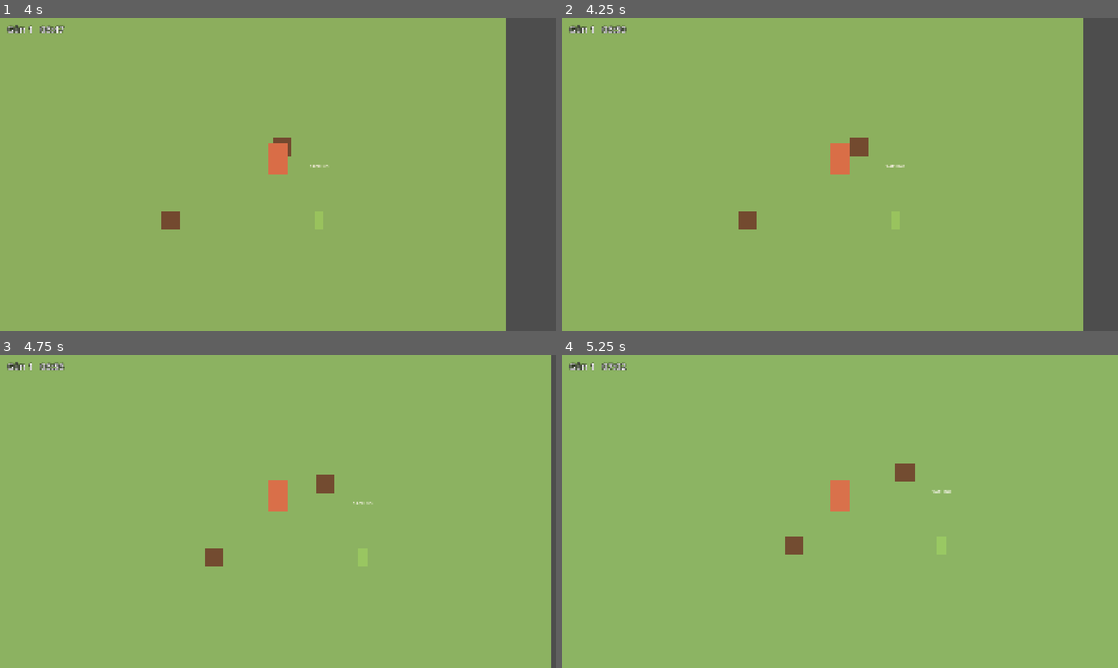
Above: before the commit, frames 1-4 (two rows, left to right).
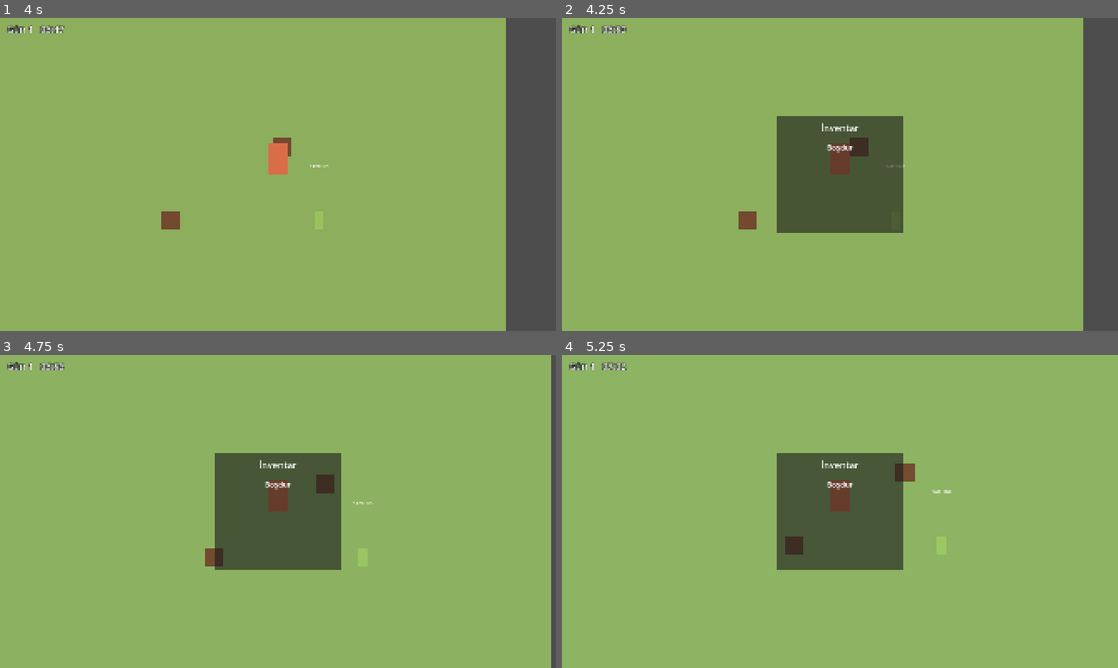
Above: after the commit, the same moments.

Repository: elxanbabayev0/The_Orchard
Game: Godot game, scene res://scenes/world/main.tscn
Same seed, same stepped clock (60 frames per second), same inputs: the game is played once before the commit and once after it.
Inputs:
- Up to frame 1 (4 s): tap Enter at 0.5 s; hold D (move_right) 0.53-1.28 s; hold E (interact) 0.53-1.28 s; hold S (move_down) 1.28-2.03 s; tap E (interact) at 1.35, 2.85 s; hold D (move_right) 2.03-2.78 s; hold E (interact) 2.03-2.78 s; hold W (move_up) 2.78-3.53 s; hold A (move_left) from 3.53 s (still down); hold E (interact) from 3.53 s (still down)
- Up to frame 2 (4.25 s): keep holding A (move_left); keep holding E (interact); tap I (toggle_inventory, bound only after the commit) at 4.15 s
- Up to frame 3 (4.75 s): keep holding A (move_left); release E (interact) at 4.28 s; tap E (interact) at 4.35 s
- Up to frame 4 (5.25 s): release A (move_left) at 5.03 s; hold S (move_down) from 5.03 s (still down); hold E (interact) from 5.03 s (still down)

Frame 1 is identical in both runs. In frame 2, 8.5% of the frame differs, in the area x 38-62%, y 31-69%; in frame 3, 8.5%; in frame 4, 8.5%.

Commit message:
Add inventory panel toggled with I
- New toggle_inventory action (physical I)
- scenes/ui/inventory_panel.tscn: lists items with icon, name and amount,
  shows "Boşdur" when empty, refreshes on Inventory.inventory_changed
- Panel instanced under UI in main.tscn

Co-Authored-By: Claude Opus 5.5 <noreply@anthropic.com>

Diff:
--- a/project.godot
+++ b/project.godot
@@ -63,6 +63,11 @@
 "events": [Object(InputEventKey,"resource_local_to_scene":false,"resource_name":"","device":-1,"window_id":0,"alt_press …(192 unchanged characters)…
 ]
 }
+toggle_inventory={
+"deadzone": 0.2,
+"events": [Object(InputEventKey,"resource_local_to_scene":false,"resource_name":"","device":-1,"window_id":0,"alt_pressed":false,"shift_pressed":false,"ctrl_pressed":false,"meta_pressed":false,"pressed":false,"keycode":0,"physical_keycode":73,"key_label":0,"unicode":105,"location":0,"echo":false,"script":null)
+]
+}
 
 [physics]
 
--- /dev/null
+++ b/scenes/ui/inventory_panel.gd
@@ -0,0 +1,66 @@
+extends PanelContainer
+## Inventory panel. Opens / closes with the "toggle_inventory" action.
+## Lists every item in the Inventory with its icon, name and amount.
+## Texts and look are placeholders: UI language and style are not decided.
+
+const ICON_SIZE := Vector2(48, 48)
+const FONT_SIZE := 26
+
+@onready var rows: VBoxContainer = $Margin/VBox/Rows
+@onready var empty_label: Label = $Margin/VBox/EmptyLabel
+
+
+func _ready() -> void:
+	hide()
+	Inventory.inventory_changed.connect(_on_inventory_changed)
+
+
+func _unhandled_input(event: InputEvent) -> void:
+	if event.is_action_pressed("toggle_inventory"):
+		visible = not visible
+		if visible:
+			_refresh()
+		# Stop other nodes from also reacting to this key press.
+		get_viewport().set_input_as_handled()
+
+
+func _on_inventory_changed(_item: ItemData, _new_amount: int) -> void:
+	# No need to rebuild the list while nobody can see it.
+	if visible:
+		_refresh()
+
+
+## Rebuilds the whole list. Simple and fast enough for a small inventory.
+func _refresh() -> void:
+	for child in rows.get_children():
+		child.queue_free()
+	var items := Inventory.get_items()
+	empty_label.visible = items.is_empty()
+	for item in items:
+		rows.add_child(_make_row(item))
+
+
+## One row: [icon]  Name ............ × amount
+func _make_row(item: ItemData) -> HBoxContainer:
+	var row := HBoxContainer.new()
+	row.add_theme_constant_override("separation", 16)
+
+	var icon := TextureRect.new()
+	icon.texture = item.icon
+	icon.custom_minimum_size = ICON_SIZE
+	icon.expand_mode = TextureRect.EXPAND_IGNORE_SIZE
+	icon.stretch_mode = TextureRect.STRETCH_KEEP_ASPECT_CENTERED
+	row.add_child(icon)
+
+	var name_label := Label.new()
+	name_label.text = item.display_name
+	name_label.size_flags_horizontal = Control.SIZE_EXPAND_FILL
+	name_label.add_theme_font_size_override("font_size", FONT_SIZE)
+	row.add_child(name_label)
+
+	var amount_label := Label.new()
+	amount_label.text = "× %d" % Inventory.get_count(item)
+	amount_label.add_theme_font_size_override("font_size", FONT_SIZE)
+	row.add_child(amount_label)
+
+	return row
--- /dev/null
+++ b/scenes/ui/inventory_panel.tscn
@@ -0,0 +1,47 @@
+[gd_scene format=3]
+
+[ext_resource type="Script" path="res://scenes/ui/inventory_panel.gd" id="1_invpanel"]
+
+[node name="InventoryPanel" type="PanelContainer"]
+anchors_preset = 8
+anchor_left = 0.5
+anchor_top = 0.5
+anchor_right = 0.5
+anchor_bottom = 0.5
+offset_left = -220.0
+offset_top = -200.0
+offset_right = 220.0
+offset_bottom = 200.0
+grow_horizontal = 2
+grow_vertical = 2
+script = ExtResource("1_invpanel")
+
+[node name="Margin" type="MarginContainer" parent="."]
+layout_mode = 2
+theme_override_constants/margin_left = 24
+theme_override_constants/margin_top = 16
+theme_override_constants/margin_right = 24
+theme_override_constants/margin_bottom = 24
+
+[node name="VBox" type="VBoxContainer" parent="Margin"]
+layout_mode = 2
+theme_override_constants/separation = 12
+
+[node name="Title" type="Label" parent="Margin/VBox"]
+layout_mode = 2
+theme_override_font_sizes/font_size = 32
+text = "İnventar"
+horizontal_alignment = 1
+
+[node name="HSeparator" type="HSeparator" parent="Margin/VBox"]
+layout_mode = 2
+
+[node name="EmptyLabel" type="Label" parent="Margin/VBox"]
+layout_mode = 2
+theme_override_font_sizes/font_size = 26
+text = "Boşdur"
+horizontal_alignment = 1
+
+[node name="Rows" type="VBoxContainer" parent="Margin/VBox"]
+layout_mode = 2
+theme_override_constants/separation = 8
--- a/scenes/world/main.tscn
+++ b/scenes/world/main.tscn
@@ -5,6 +5,7 @@
 [ext_resource type="Resource" path="res://scenes/trees/types/gilas.tres" id="3_gilas"]
 [ext_resource type="Script" path="res://scenes/ui/clock_label.gd" id="4_clocklabel"]
 [ext_resource type="Script" path="res://scenes/world/day_night_tint.gd" id="5_daynight"]
+[ext_resource type="PackedScene" path="res://scenes/ui/inventory_panel.tscn" id="6_invpanel"]
 
 [sub_resource type="Gradient" id="Gradient_daynight"]
 offsets = PackedFloat32Array(0, 0.2, 0.25, 0.3, 0.72, 0.78, 0.86, 1)
@@ -84,3 +85,5 @@
 theme_override_font_sizes/font_size = 32
 text = "Gün 1   06:00"
 script = ExtResource("4_clocklabel")
+
+[node name="InventoryPanel" parent="UI" instance=ExtResource("6_invpanel")]
